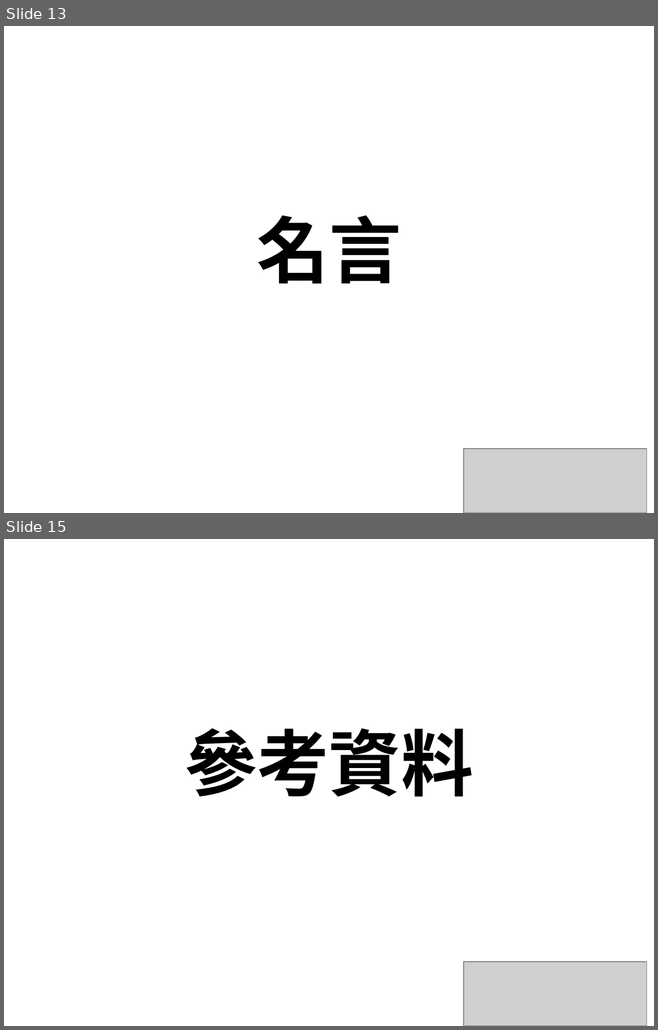
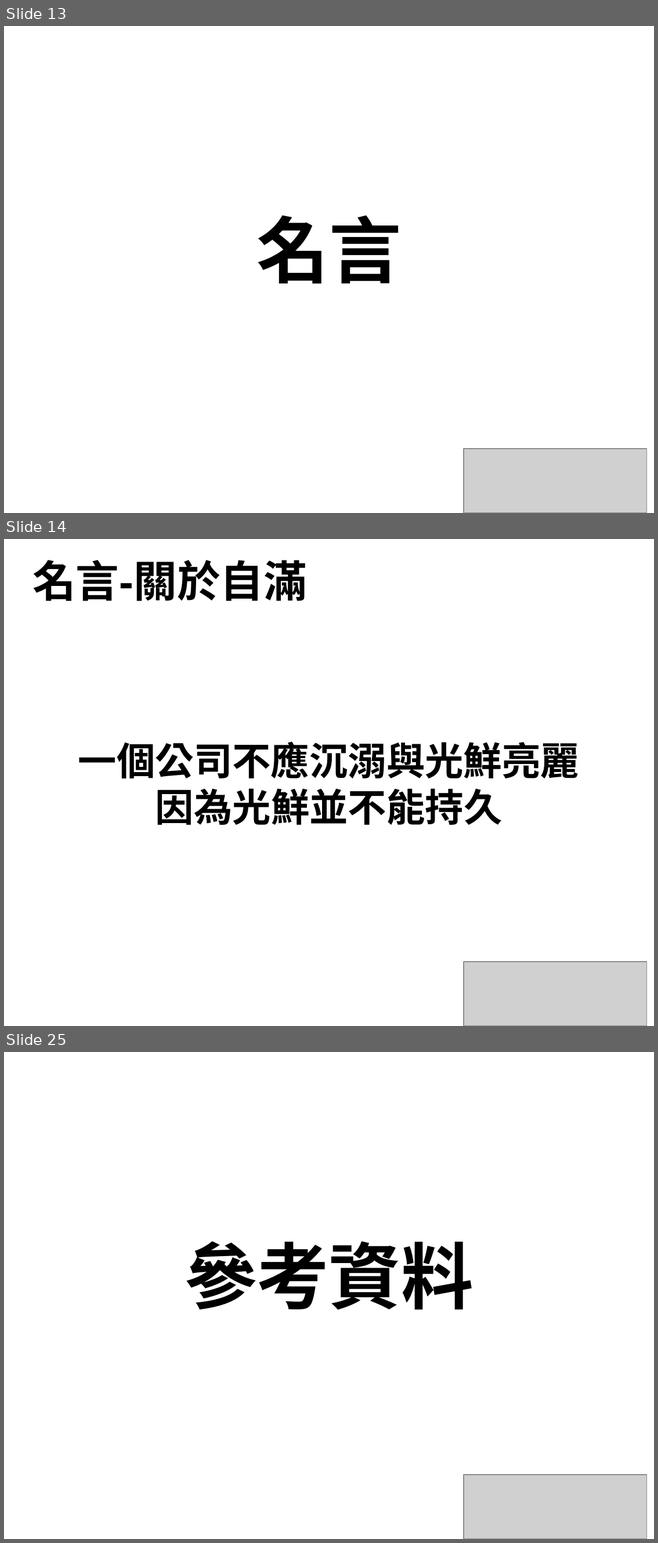
Before and after one commit to alex19891118/NTUB105, a slide deck: Amazon/Jeff Bezos .pptx. Shown one above the other, each under a label of ours: slides 13 and 15 before the commit, slides 13, 14 and 25 after it; the slides between them are not shown. The pictures are 658x1030 and 658x1543 pixels, drawn with LibreOffice and Linux fonts; fonts in the diff are those of the drawing; grey boxes stand for pictures. Boxes give left, top, right and bottom in pixels: in the first picture for what was removed or moved away, otherwise in the second. Text is boxed around its words. In the diff, an @@ line names an element or a change of style, - is before the commit and + after.

```diff
--- a/Amazon/Jeff Bezos .pptx
+++ b/Amazon/Jeff Bezos .pptx
@@ slide 14 added at (x1=4, y1=539, x2=654, y2=1026), background #FFFFFF @@
@@ title added at (x1=32, y1=560, x2=307, y2=601), 36 pt, text #000000, bold @@
+名言-關於自滿
@@ text added at (x1=78, y1=741, x2=579, y2=825), 32 pt, text #000000, bold @@
+一個公司不應沉溺與光鮮亮麗
+因為光鮮並不能持久
@@ picture added at (x1=463, y1=962, x2=646, y2=1026) @@
@@ what was slide 15 is now slide 25 @@
```
Also in this commit, not shown: 10 other slides added, 1 slide removed.
